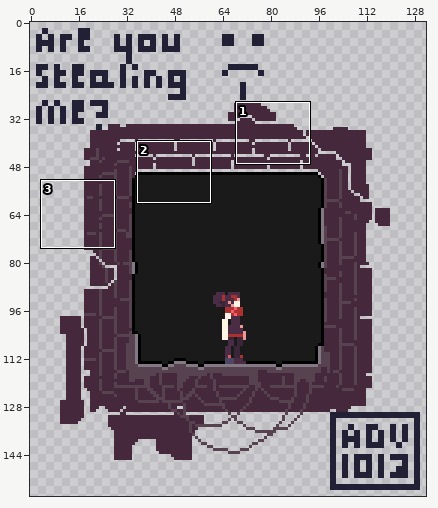
Animated GIF sprite -- images/landing.gif. Above: a wide view before the commit, with the close-up outlined.
Close-up. Before the edit:
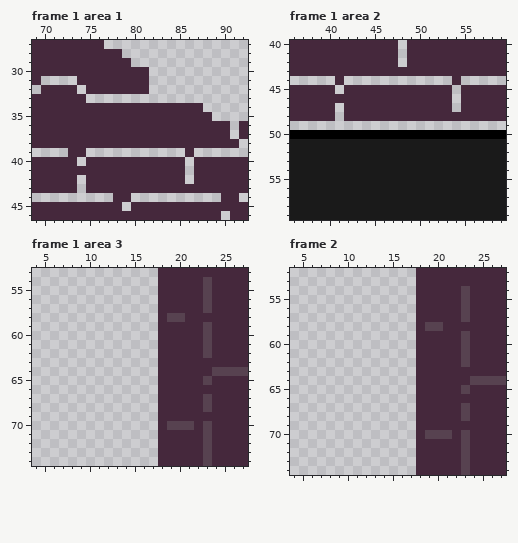
The file is 264x316 pixels, drawn in blocks of 2x2; one block is one cell here. Shown: frame 1 area 1: x 69..92, y 27..46; frame 1 area 2: x 36..59, y 40..59; frame 1 area 3: x 4..27, y 53..74; frame 2: x 4..27, y 52..74. The commit also changed other frames or places, which this record leaves out.
Once edited:
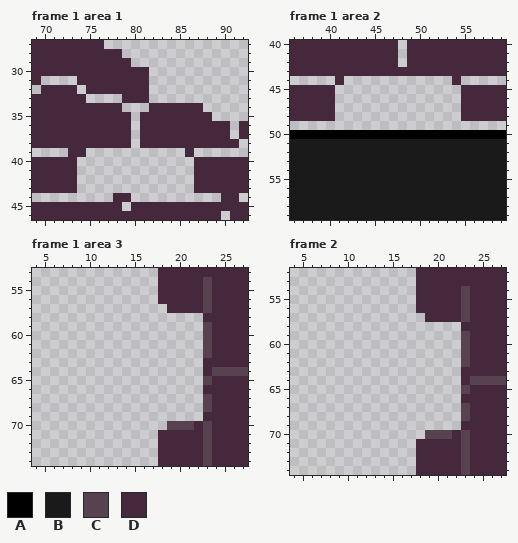
Palette (. is transparent): A #000000  B #1a1a1a  C #574250  D #45283c
Changes in this commit:
Changed rows in their new state; - is an unchanged pixel.
Frame 1 area 1:
first column x 74:
33 -----DDD-----
34 -----...-----
35 ------.------
36 ------.------
37 ------.------
38 ------.------
40 -...........-
41 ............-
42 -...........-
43 -............
Frame 1 area 2:
first column x 41:
45 -............-
46 .............-
47 -............-
48 -.............
Frame 1 area 3:
first column x 18:
57 .----
58 .....
59 .....
60 .....
61 .....
62 .....
63 .....
64 .....
65 .....
66 .....
67 .....
68 .....
69 .....
70 .----
Frame 2: the same change as frame 1 area 3
Where, in picture pixels (left, top, right, bottom), the same in both close-ups:
changed: (77, 94, 194, 193)
erased: (335, 85, 461, 121)
erased: (158, 304, 203, 430)
erased: (416, 313, 461, 439)
